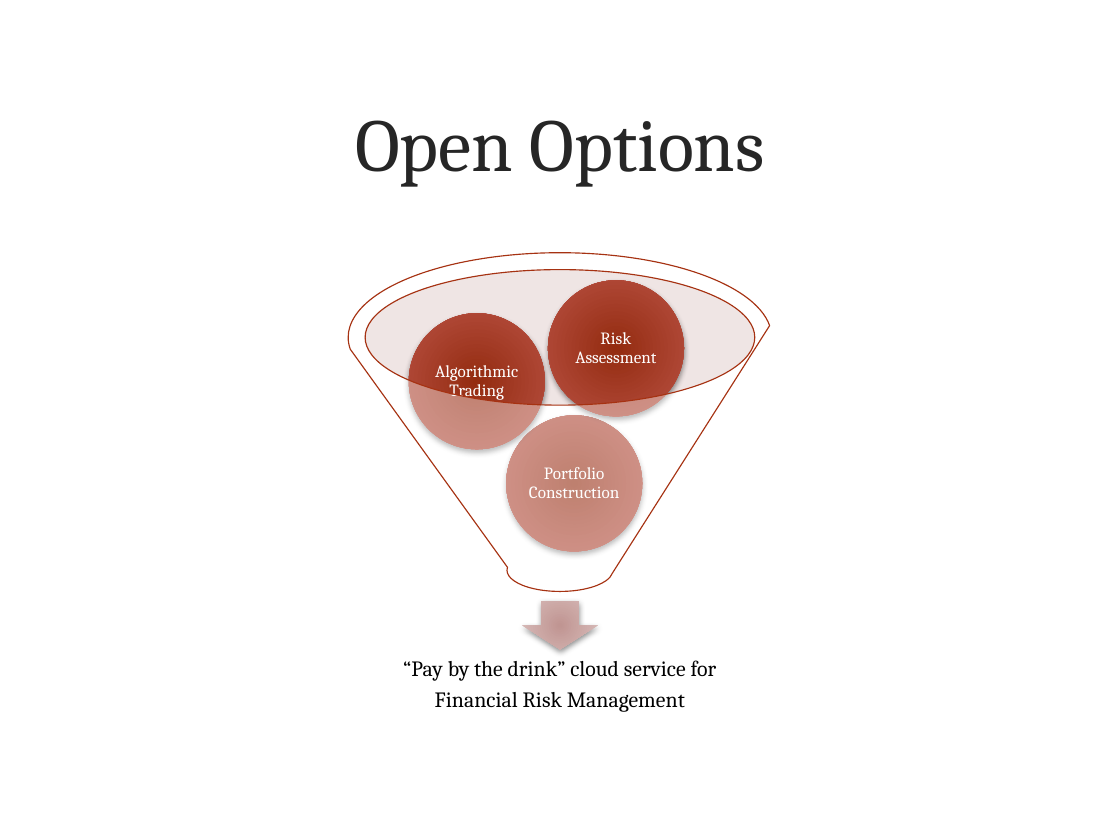
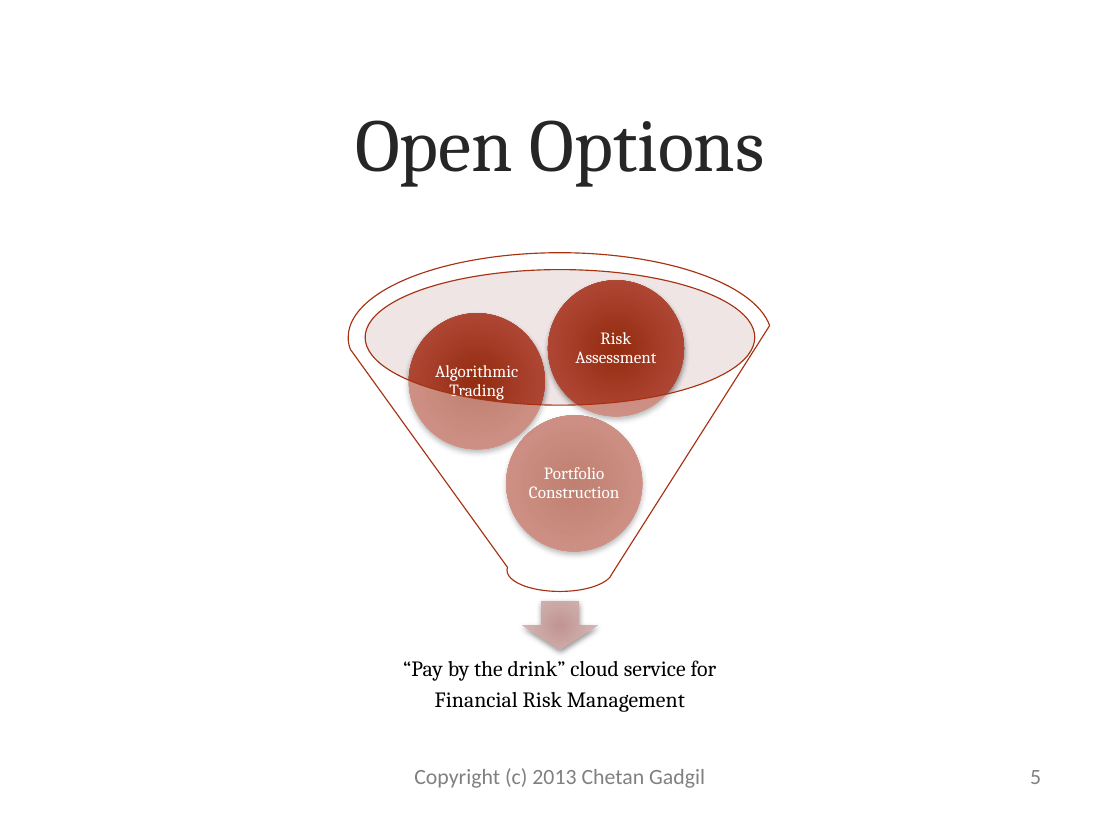
Before and after one commit to manojkumar23/optionpricing, a slide deck: slide 5 of openoptions/docs/OpenOptions.pptx. Drawn at 1120x840 pixels with LibreOffice and Linux fonts; fonts in the diff are those of the drawing; background and template pictures are left out. Boxes give left, top, right and bottom in pixels: in the first picture for what was removed or moved away, otherwise in the second. Text is boxed around its words. In the diff, an @@ line names an element or a change of style, - is before the commit and + after.

```diff
--- a/openoptions/docs/OpenOptions.pptx
+++ b/openoptions/docs/OpenOptions.pptx
@@ text added at (414,768,705,788), 14 pt, text #808080 @@
+Copyright (c) 2013 Chetan Gadgil
@@ page number added at (1030,770,1041,784), 14 pt, text #808080 @@
+5
```
Also in this commit, not shown: 7 other slides changed, 4 slides added, 2 slides removed.
